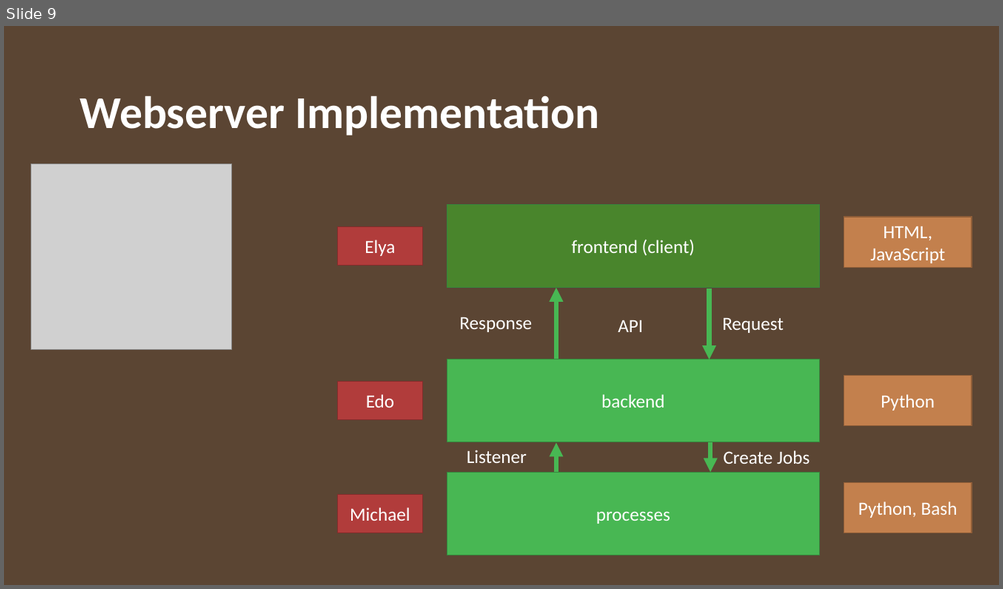
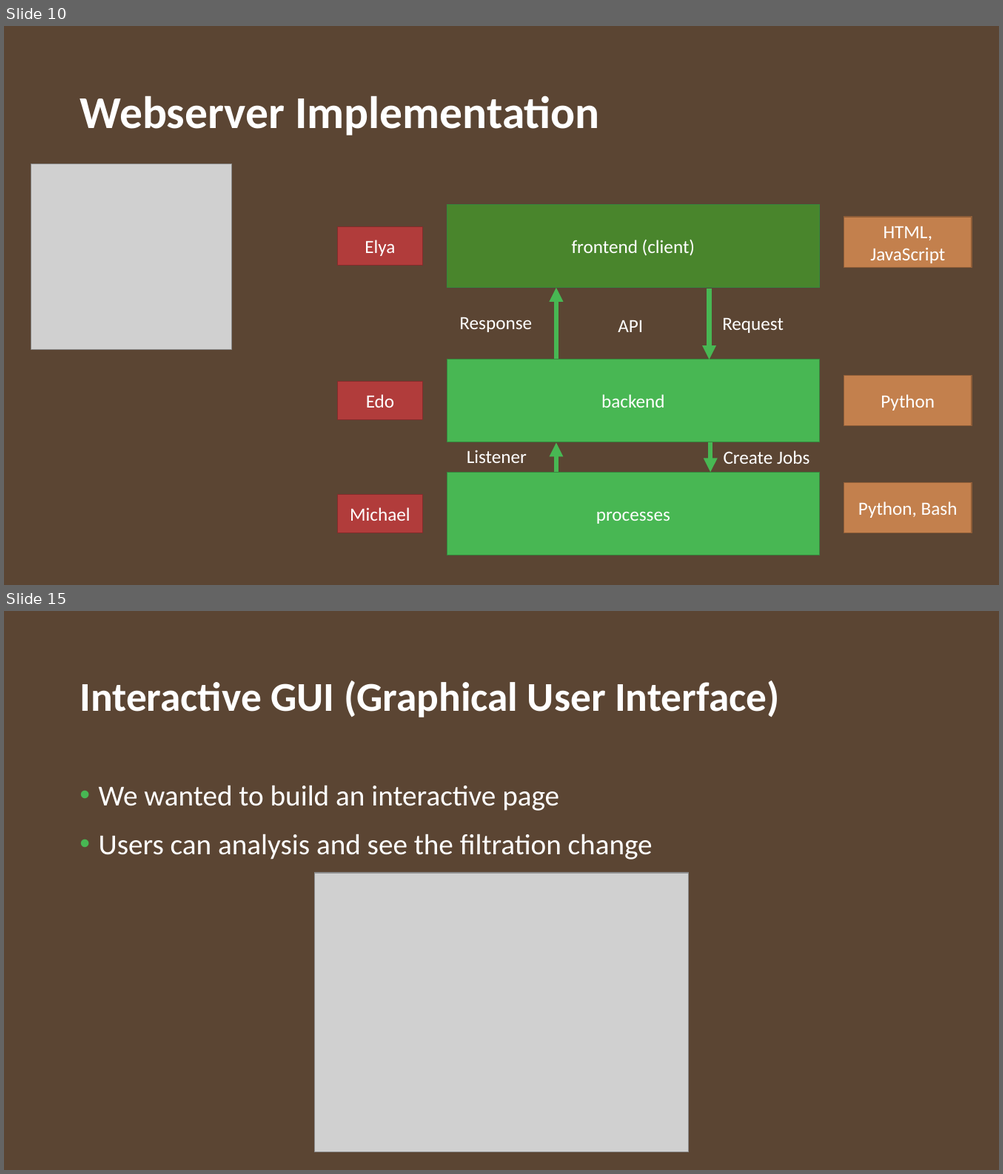
Before and after one commit to JuanParker1/NgsReadClearEngine, a slide deck: design/GenomeFltr_Server_1.pptx. Shown one above the other, each under a label of ours: slide 9 before the commit, slides 10 and 15 after it; the slides between them are not shown. The pictures are 1003x589 and 1003x1174 pixels, drawn with LibreOffice and Linux fonts; fonts in the diff are those of the drawing; grey boxes stand for pictures; background and template pictures are left out. Boxes give left, top, right and bottom in pixels: in the first picture for what was removed or moved away, otherwise in the second. Text is boxed around its words. In the diff, an @@ line names an element or a change of style, - is before the commit and + after.

```diff
--- a/design/GenomeFltr_Server_1.pptx
+++ b/design/GenomeFltr_Server_1.pptx
@@ slide 15 added at (4, 611, 999, 1170), background #FFFFFF; not listed: 1 template element that a slide beside it also shows @@
@@ title added at (79, 681, 779, 718), 39.6 pt, text #FFFFFF, bold @@
+Interactive GUI (Graphical User Interface)
@@ text added at (99, 785, 652, 860), 28 pt, text #FFFFFF @@
+• We wanted to build an interactive page
+• Users can analysis and see the filtration change
@@ picture added at (314, 873, 688, 1153) @@
@@ what was slide 9 is now slide 10 @@
```
Also in this commit, not shown: 2 slides changed, 14 other slides added, 1 slide removed, 1 other file.
